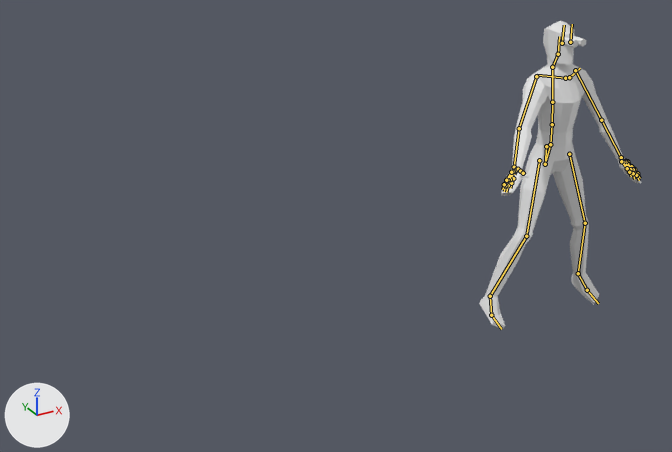
What one commit did to the FBX model src/FightArena/Assets/World/Animations/Humanoid/Movement/Anim_Strafe_R_M.fbx.
Camera for both pictures: a 50 mm lens placed at (-56.4, -39.5, 28.2), pointed at (-34.3, 0.6, 8.2). Lighting does not change. The marker at lower left points along +X, +Y and +Z. Both versions are drawn at frame 30 of the action 'DefaultMale|Strafe_R_M'; the numbers are the values there. The bones that bend it are drawn over the model as lines.

Objects in the first picture: 'LowPolyMaleMesh'.
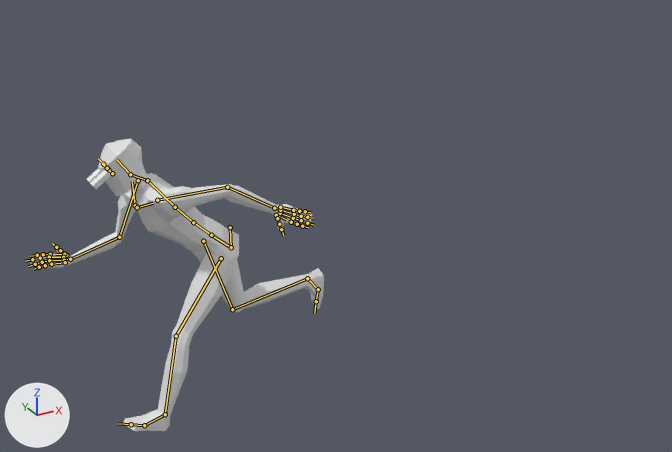
Where the change shows, as pixel boxes (x1, y1, x2, y2) in the pictures (672 x 452 px):
'LowPolyMaleMesh', posed (81% wider)
    before: (479, 21, 641, 329)
    after: (30, 138, 324, 431)
bone 'root', root to tip
    before: (546, 146) to (545, 164)
    after: (230, 227) to (231, 247)
bone 'hips', root to tip
    before: (545, 164) to (551, 143)
    after: (231, 247) to (209, 234)
bone 'spine', root to tip
    before: (550, 144) to (552, 124)
    after: (211, 235) to (193, 222)
bone 'neck', root to tip
    before: (552, 67) to (558, 54)
    after: (147, 180) to (130, 174)
bone 'upper_arm.R', root to tip
    before: (536, 76) to (519, 128)
    after: (138, 180) to (119, 237)
bone 'forearm.R', root to tip
    before: (519, 128) to (514, 167)
    after: (119, 237) to (70, 259)
bone 'hand.R', root to tip
    before: (514, 167) to (512, 172)
    after: (70, 259) to (63, 259)
bone 'upper_arm.L', root to tip
    before: (575, 70) to (601, 120)
    after: (157, 200) to (227, 187)
bone 'forearm.L', root to tip
    before: (601, 120) to (621, 157)
    after: (227, 187) to (274, 208)
bone 'thigh.R', root to tip
    before: (539, 160) to (526, 236)
    after: (203, 241) to (232, 309)
bone 'shin.R', root to tip
    before: (526, 236) to (490, 296)
    after: (232, 309) to (307, 278)
bone 'foot.R', root to tip
    before: (490, 296) to (491, 315)
    after: (307, 278) to (318, 289)
bone 'toe.R', root to tip
    before: (491, 315) to (501, 329)
    after: (318, 289) to (316, 301)
bone 'thigh.L', root to tip
    before: (569, 154) to (585, 223)
    after: (221, 258) to (176, 336)
bone 'shin.L', root to tip
    before: (585, 223) to (578, 273)
    after: (176, 336) to (165, 414)
bone 'foot.L', root to tip
    before: (578, 273) to (587, 290)
    after: (165, 414) to (144, 425)

Diff of the bpy script that builds the scene:
```diff
--- a/src/FightArena/Assets/World/Animations/Humanoid/Movement/Anim_Strafe_R_M.fbx.py
+++ b/src/FightArena/Assets/World/Animations/Humanoid/Movement/Anim_Strafe_R_M.fbx.py
@@ bone_root @@
 bone_root = bpy.data.objects['DefaultMale'].pose.bones['root']
-bone_root.location = (-17.37, -0.08, 0.0)
+bone_root.location = (-35.0, 0.73, 0.0)
@@ bone_hips @@
 bone_hips = bpy.data.objects['DefaultMale'].pose.bones['hips']  # child of 'root'
-bone_hips.rotation_quaternion = (1.0, 0.0, 0.0, 0.0)  # degrees (0, 0, 0)
+bone_hips.rotation_quaternion = (0.675, 0.212, -0.606, 0.365)  # degrees (-42, -76, 90)
@@ bone_spine @@
 bone_spine = bpy.data.objects['DefaultMale'].pose.bones['spine']  # child of 'hips'
-bone_spine.rotation_quaternion = (1.0, 0.0, 0.0, 0.0)  # degrees (0, 0, 0)
+bone_spine.rotation_quaternion = (0.995, 0.103, 0.0, 0.0)  # degrees (12, 0, 0)
@@ bone_neck @@
 bone_neck = bpy.data.objects['DefaultMale'].pose.bones['neck']  # child of 'upperChest'
-bone_neck.rotation_quaternion = (1.0, 0.0, 0.0, 0.0)  # degrees (0, 0, 0)
+bone_neck.rotation_quaternion = (0.996, -0.089, 0.0, 0.0)  # degrees (-10, 0, 0)
@@ bone_upper_arm_r @@
 bone_upper_arm_r = bpy.data.objects['DefaultMale'].pose.bones['upper_arm.R']  # child of 'shoulder.R'
-bone_upper_arm_r.rotation_quaternion = (0.974, 0.177, 0.023, -0.137)  # degrees (20, 5, -15)
+bone_upper_arm_r.rotation_quaternion = (0.855, 0.514, 0.059, -0.028)  # degrees (62, 8, 1)
@@ bone_forearm_r @@
 bone_forearm_r = bpy.data.objects['DefaultMale'].pose.bones['forearm.R']  # child of 'upper_arm.R'
-bone_forearm_r.rotation_quaternion = (0.993, 0.109, 0.037, 0.027)  # degrees (13, 4, 4)
+bone_forearm_r.rotation_quaternion = (0.904, 0.42, 0.047, -0.063)  # degrees (50, 8, -4)
@@ bone_hand_r @@
 bone_hand_r = bpy.data.objects['DefaultMale'].pose.bones['hand.R']  # child of 'forearm.R'
-bone_hand_r.rotation_quaternion = (1.0, 0.0, 0.0, 0.0)  # degrees (0, 0, 0)
+bone_hand_r.rotation_quaternion = (0.963, 0.053, 0.114, -0.24)  # degrees (3, 14, -28)
@@ bone_upper_arm_l @@
 bone_upper_arm_l = bpy.data.objects['DefaultMale'].pose.bones['upper_arm.L']  # child of 'shoulder.L'
-bone_upper_arm_l.rotation_quaternion = (0.98, 0.198, 0.001, 0.018)  # degrees (23, 0, 2)
+bone_upper_arm_l.rotation_quaternion = (0.918, -0.369, 0.054, -0.138)  # degrees (-44, 0, -17)
@@ bone_forearm_l @@
 bone_forearm_l = bpy.data.objects['DefaultMale'].pose.bones['forearm.L']  # child of 'upper_arm.L'
-bone_forearm_l.rotation_quaternion = (0.999, -0.023, 0.0, -0.044)  # degrees (-3, 0, -5)
+bone_forearm_l.rotation_quaternion = (0.964, 0.261, -0.041, -0.028)  # degrees (30, -4, -4)
@@ bone_thigh_r @@
 bone_thigh_r = bpy.data.objects['DefaultMale'].pose.bones['thigh.R']  # child of 'hips'
-bone_thigh_r.rotation_quaternion = (0.985, -0.073, -0.006, 0.154)  # degrees (-8, 1, 18)
+bone_thigh_r.rotation_quaternion = (0.993, -0.118, 0.002, 0.002)  # degrees (-14, 0, 0)
@@ bone_shin_r @@
 bone_shin_r = bpy.data.objects['DefaultMale'].pose.bones['shin.R']  # child of 'thigh.R'
-bone_shin_r.rotation_quaternion = (0.989, 0.134, -0.055, 0.024)  # degrees (15, -7, 2)
+bone_shin_r.rotation_quaternion = (0.813, 0.583, 0.001, -0.008)  # degrees (71, 1, -1)
@@ bone_foot_r @@
 bone_foot_r = bpy.data.objects['DefaultMale'].pose.bones['foot.R']  # child of 'shin.R'
-bone_foot_r.rotation_quaternion = (0.996, 0.083, 0.0, -0.014)  # degrees (10, 0, -2)
+bone_foot_r.rotation_quaternion = (1.0, -0.005, 0.0, 0.001)  # degrees (-1, 0, 0)
@@ bone_toe_r @@
 bone_toe_r = bpy.data.objects['DefaultMale'].pose.bones['toe.R']  # child of 'foot.R'
-bone_toe_r.rotation_quaternion = (1.0, 0.0, 0.0, 0.0)  # degrees (0, 0, 0)
+bone_toe_r.rotation_quaternion = (0.994, 0.111, 0.004, 0.0)  # degrees (13, 0, 0)
@@ bone_thigh_l @@
 bone_thigh_l = bpy.data.objects['DefaultMale'].pose.bones['thigh.L']  # child of 'hips'
-bone_thigh_l.rotation_quaternion = (0.99, -0.075, 0.005, -0.116)  # degrees (-9, 0, -13)
+bone_thigh_l.rotation_quaternion = (0.837, -0.547, 0.0, -0.001)  # degrees (-66, 0, 0)
@@ bone_shin_l @@
 bone_shin_l = bpy.data.objects['DefaultMale'].pose.bones['shin.L']  # child of 'thigh.L'
-bone_shin_l.rotation_quaternion = (0.989, 0.138, 0.041, -0.021)  # degrees (16, 5, -2)
+bone_shin_l.rotation_quaternion = (0.994, 0.113, -0.001, 0.005)  # degrees (13, 0, 1)
@@ bone_foot_l @@
 bone_foot_l = bpy.data.objects['DefaultMale'].pose.bones['foot.L']  # child of 'shin.L'
-bone_foot_l.rotation_quaternion = (0.989, 0.145, 0.002, 0.028)  # degrees (17, 0, 3)
+bone_foot_l.rotation_quaternion = (0.997, -0.081, -0.01, 0.007)  # degrees (-9, -1, 1)
```
